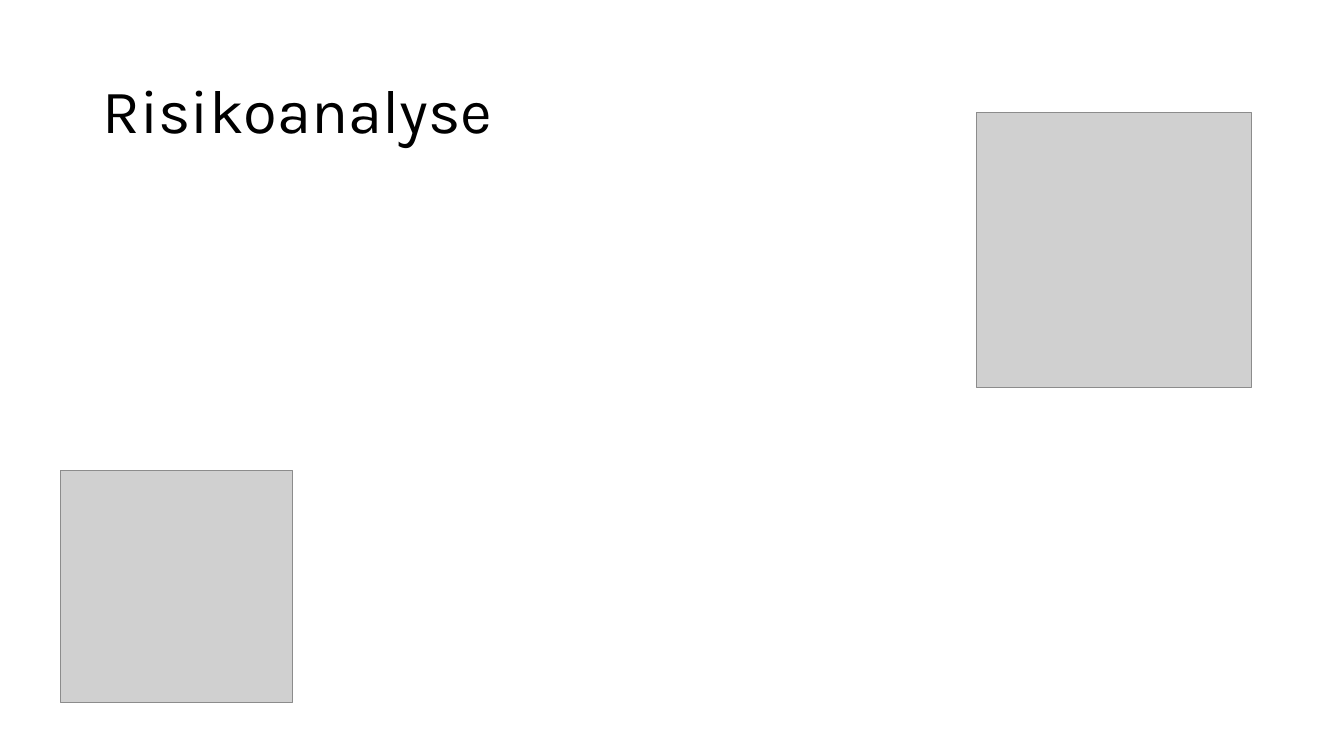
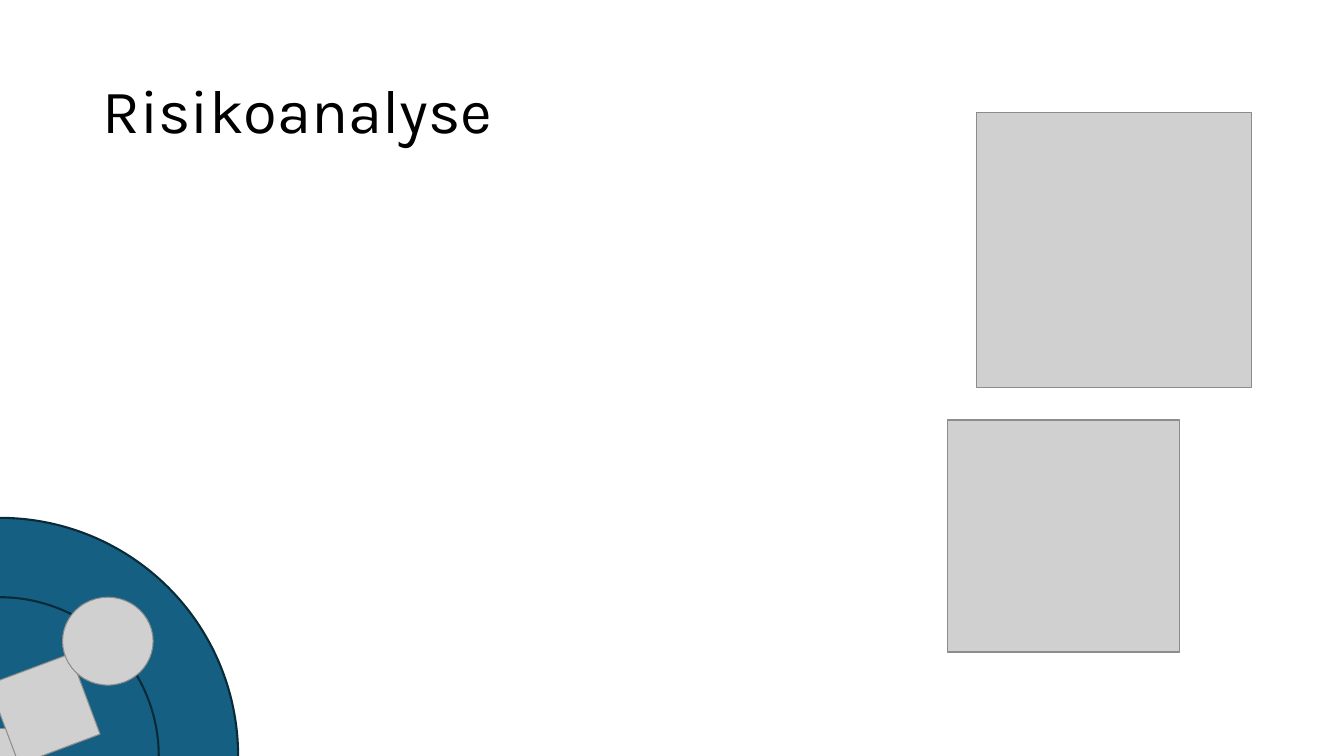
Before and after one commit to seanat0r/306_top_down_shooter, a slide deck: slide 7 of docs/PPP/Top_Down_Shooter.pptx (slide 6 before the commit). Drawn at 1344x756 pixels with LibreOffice and Linux fonts; fonts in the diff are those of the drawing; grey boxes stand for pictures; background and template pictures are left out. Boxes give left, top, right and bottom in pixels: in the first picture for what was removed or moved away, otherwise in the second. Text is boxed around its words. In the diff, an @@ line names an element or a change of style, - is before the commit and + after.

```diff
--- a/docs/PPP/Top_Down_Shooter.pptx
+++ b/docs/PPP/Top_Down_Shooter.pptx
@@ picture: place and size @@
-picture at (60,471,292,703)
+picture at (948,420,1180,652)
@@ ellipse added at (0,518,238,756), fill #156082, outline #092A39 1.5 pt @@
@@ ellipse added at (0,598,159,756), fill #156082, outline #092A39 1.5 pt @@
@@ picture added at (63,598,153,686) @@
@@ picture added at (0,654,100,756) @@
@@ picture added at (0,728,27,756) @@
```
Also in this commit, not shown: 8 other slides changed, 1 slide added.
